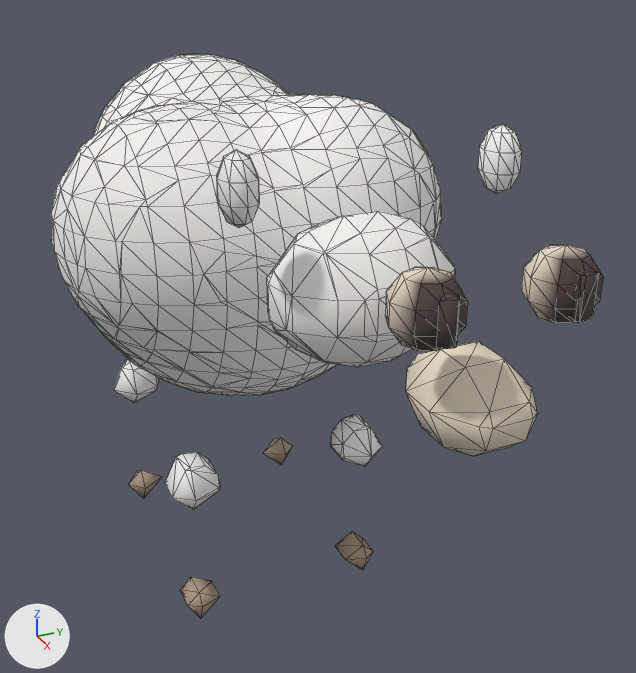
One commit to the glTF model assets/animals/sheep.glb: the scene before it, then after it.
The view is the same before and after, from a 50 mm lens placed at (0.917, -0.308, 0.743), pointed at (0.144, 0.04, 0.357). Lighting does not change. The marker at lower left points along +X, +Y and +Z. The first picture is the older version. Mesh edges are drawn as thin lines. Vertices at exactly the same position are counted once.

Names of what the first picture shows: 'sheep'.
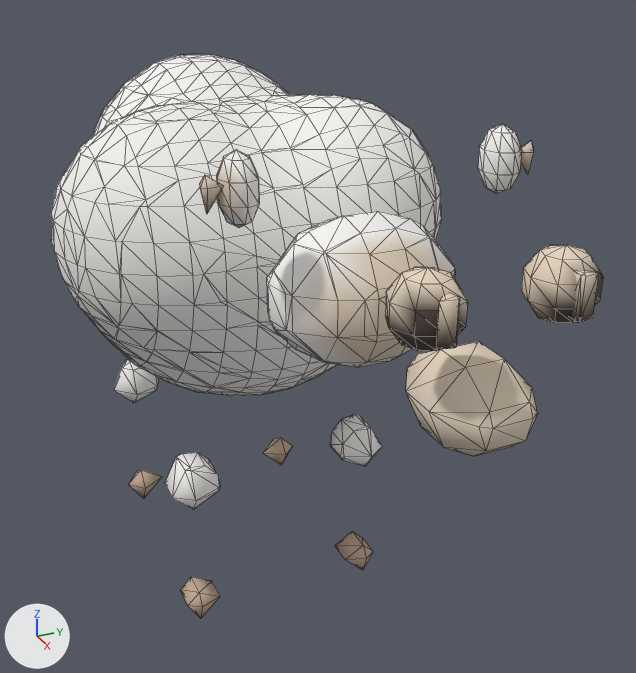
Boxes (x1, y1, x2, y2) around the edits, measured in the pictures (636 x 673 px):
part 1 of me_mesh, added
    after: (521, 141, 534, 175)
part 2 of me_mesh, added
    after: (200, 175, 222, 214)
part 3 of me_mesh, recoloured
    both: (128, 136, 603, 617)

The change, as a list of edits to the scene's bpy script:
```text
Change me_mesh:
    used by ob_sheep; location = (0.0, 0.0, 0.0)
    verts and faces of me_mesh; kept vertices keep their numbers, new ones are numbered from 1260
    remove me_mesh.from_pydata(...)  # 1260 vertices, 2452 faces; spans x -0.238..0.53, y -0.208..0.208, z 0.016..0.616
    add me_mesh.from_pydata(...)  # 1272 vertices, 2468 faces; spans x -0.238..0.53, y -0.208..0.208, z 0.016..0.616
    me_mesh part 1
    add verts[1260] = (0.345, 0.135, 0.594)  # pixel (531, 140)
    add verts[1261] = (0.345, 0.139, 0.585)  # pixel (533, 150)
    add verts[1262] = (0.349, 0.135, 0.585)  # pixel (533, 152)
    add verts[1263] = (0.345, 0.135, 0.566)  # pixel (527, 174)
    add verts[1264] = (0.345, 0.122, 0.585)
    add verts[1265] = (0.331, 0.135, 0.585)  # pixel (519, 147)
    add faces += [(1260, 1262, 1261), (1261, 1262, 1263), (1260, 1264, 1262), (1262, 1264, 1263), (1260, 1261, 1265), (1261, 1263, 1265)]
    add faces += [(1260, 1265, 1264), (1263, 1264, 1265)]
    me_mesh part 2
    add verts[1266] = (0.345, -0.135, 0.594)  # pixel (204, 174)
    add verts[1267] = (0.345, -0.122, 0.585)
    add verts[1268] = (0.349, -0.135, 0.585)  # pixel (207, 189)
    add verts[1269] = (0.345, -0.135, 0.566)  # pixel (206, 214)
    add verts[1270] = (0.345, -0.139, 0.585)  # pixel (200, 188)
    add verts[1271] = (0.331, -0.135, 0.585)  # pixel (199, 183)
    add faces += [(1266, 1268, 1267), (1267, 1268, 1269), (1266, 1270, 1268), (1268, 1270, 1269), (1266, 1267, 1271), (1267, 1269, 1271)]
    add faces += [(1266, 1271, 1270), (1269, 1270, 1271)]
    me_mesh part 3: 2125 kept faces spanning x -0.238..0.53, y -0.208..0.208, z 0.016..0.616 get new vertex colours; the middle colour goes from white #f7f5f1 to white #f7f5f2
```
